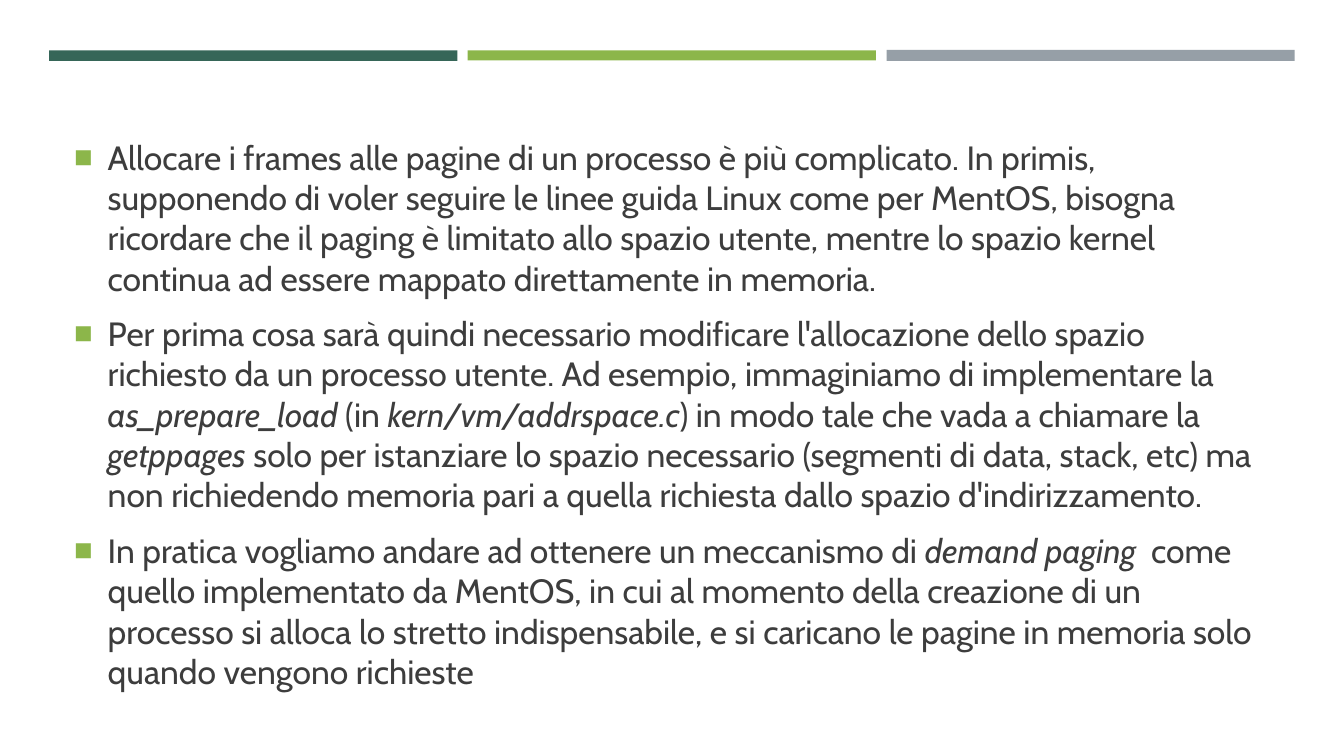
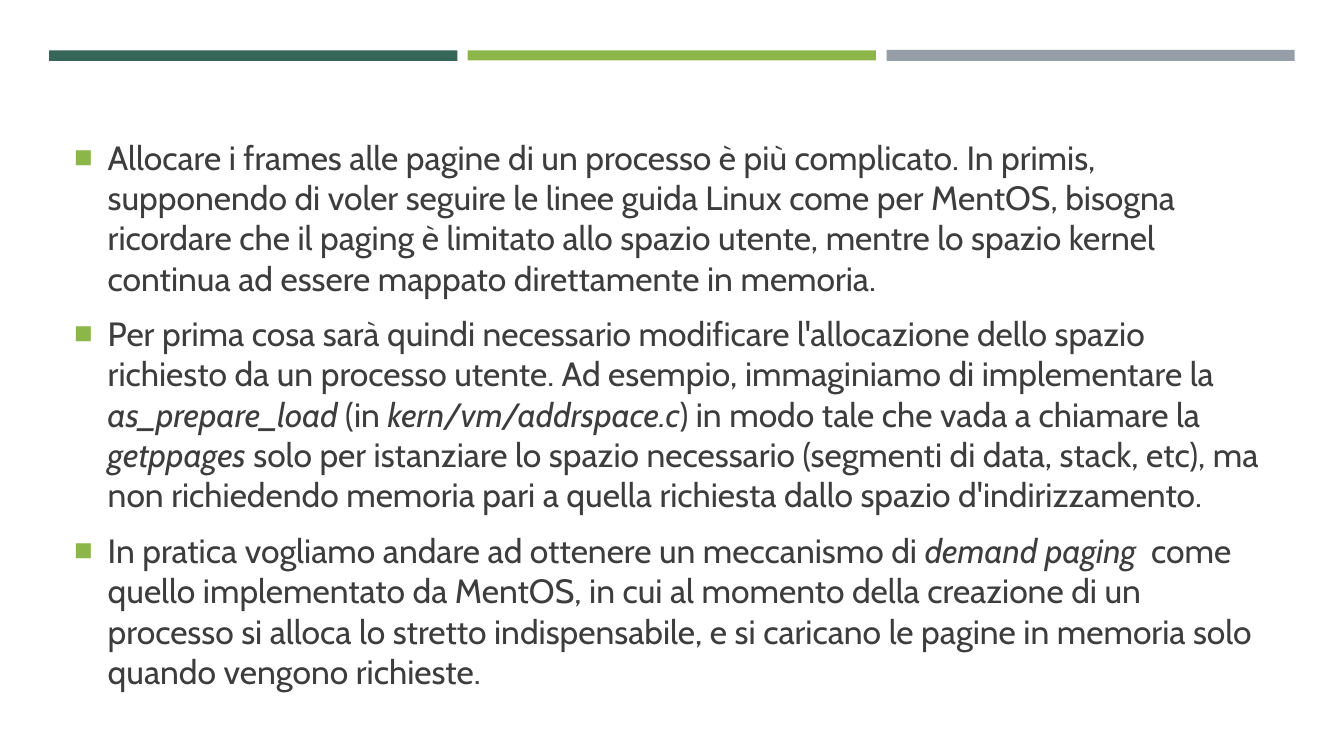
Before and after one commit to ProgrammazioneDiSistema2023-IA-ZZ/Group04, a slide deck: slide 48 of MentOS - Gestione Della Memoria.pptx. Drawn at 1344x756 pixels with LibreOffice and Linux fonts; fonts in the diff are those of the drawing. Boxes give left, top, right and bottom in pixels: in the first picture for what was removed or moved away, otherwise in the second. Text is boxed around its words. In the diff, an @@ line names an element or a change of style, - is before the commit and + after.

```diff
--- a/MentOS - Gestione Della Memoria.pptx
+++ b/MentOS - Gestione Della Memoria.pptx
@@ text at [108,321,1259,692]: text changed @@
-■ Per prima cosa sarà quindi necessario modificare l'allocazione dello spazio richiesto da un processo utente. Ad esempio, immaginiamo di implementare la as_prepare_load (in kern/vm/addrspace.c) in modo tale che vada a chiamare la getppages solo per istanziare lo spazio necessario (segmenti di data, stack, etc) ma non richiedendo memoria pari a quella richiesta dallo spazio d'indirizzamento.
-■ In pratica vogliamo andare ad ottenere un meccanismo di demand paging come quello implementato da MentOS, in cui al momento della creazione di un processo si alloca lo stretto indispensabile, e si caricano le pagine in memoria solo quando vengono richieste
+■ Per prima cosa sarà quindi necessario modificare l'allocazione dello spazio richiesto da un processo utente. Ad esempio, immaginiamo di implementare la as_prepare_load (in kern/vm/addrspace.c) in modo tale che vada a chiamare la getppages solo per istanziare lo spazio necessario (segmenti di data, stack, etc), ma non richiedendo memoria pari a quella richiesta dallo spazio d'indirizzamento.
+■ In pratica vogliamo andare ad ottenere un meccanismo di demand paging come quello implementato da MentOS, in cui al momento della creazione di un processo si alloca lo stretto indispensabile, e si caricano le pagine in memoria solo quando vengono richieste.
```
Also in this commit, not shown: 32 other slides changed, 9 other files.
